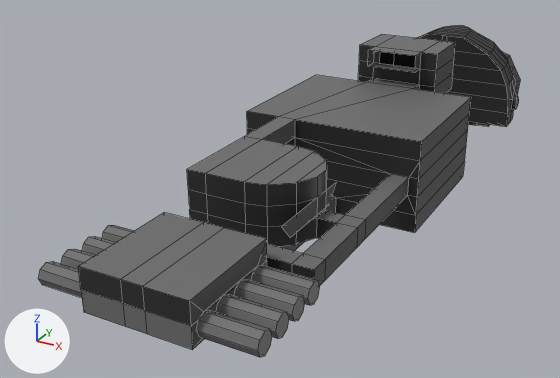
What one commit did to the FBX model Blender/DerelictShip/DerelictShipInt.fbx.
Rendered twice from a camera (50 mm lens) standing at (64.7, -215.0, 72.6) and looking at (-15.4, -69.3, -0.2). The axes (+X, +Y, +Z) are drawn at lower left. The lights are the same throughout. Mesh edges are drawn as thin lines. Vertices at the same position are counted once.

The scene before the commit, as lines of its bpy script (objects in view):
```python
me_shipinterior = bpy.data.meshes.new('ShipInterior')
me_shipinterior.from_pydata(...)  # 717 vertices, 673 faces; spans x -21.0..21.0, y -141.0..30.0, z -4.0..28.0
# faces by material slot: [282, 52, 339]
me_shipinterior.materials.append(mat_lightmetal)  # dark grey #6d6d6d
me_shipinterior.materials.append(mat_insideglass)  # blue #4ba1e7
me_shipinterior.materials.append(mat_wall)  # black #292929
ob_shipinterior = bpy.data.objects.new('ShipInterior', me_shipinterior)
ob_shipinterior.location = (0.0, 0.0, 0.0)
```
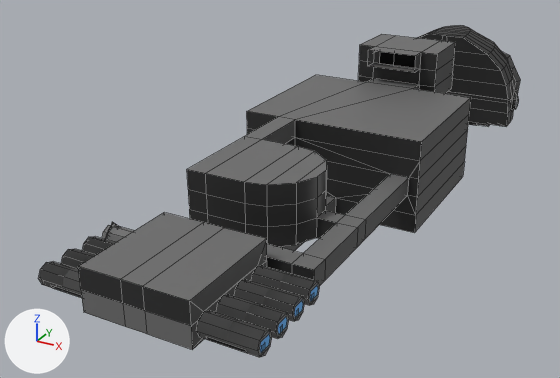
Commit message: Derelict Ship Work

The change, as JSON lines over the scene's bpy script:
```json
{"op": "add", "block": "mat_exterior", "code": ["mat_exterior = principled_material('Exterior')", "mat_exterior.base_color = (0.0, 0.0, 0.0)  # black #000000"]}
{"block": "me_shipinterior", "where": "# used by ob_shipinterior; location = (0.0, 0.0, 0.0)"}
{"op": "remove", "block": "me_shipinterior", "code": "me_shipinterior.from_pydata(...)  # 717 vertices, 673 faces; spans x -21.0..21.0, y -141.0..30.0, z -4.0..28.0"}
{"op": "add", "block": "me_shipinterior", "code": "me_shipinterior.from_pydata(...)  # 1012 vertices, 946 faces; spans x -21.0..21.0, y -141.0..30.0, z -8.0..28.0"}
{"block": "me_shipinterior", "change": "me_shipinterior part 1: 4 vertices removed from x 10.0, y -115.0..-94.0, z 12.0..16.0; 356 vertices added at x -20.0..20.0, y -140.0..-120.0, z 8.0..13.0"}
{"op": "add", "block": "me_shipinterior", "code": "me_shipinterior.materials.append(mat_exterior)  # black #000000"}
```

Pixel boxes [x1, y1, x2, y2] of what changed, in the pictures (560 x 378 px):
```json
{"part": 1, "of": "me_shipinterior", "change": "built on", "before": [281, 183, 336, 238], "after": [51, 222, 320, 357]}
```
